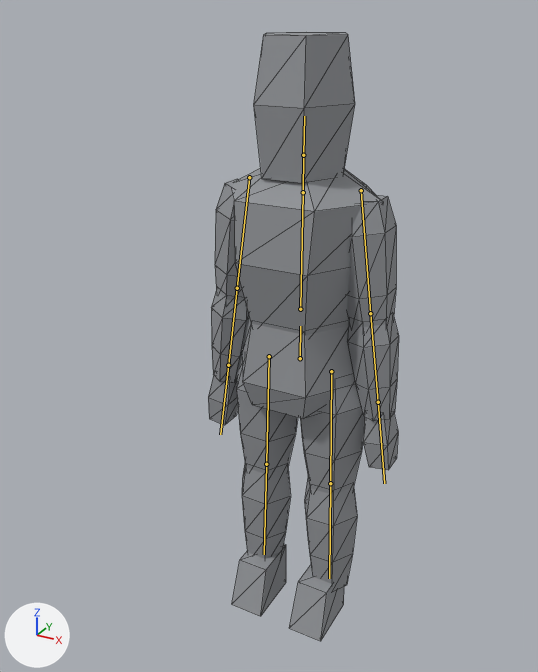
Renders of the glTF model assets/models/runner.glb from each side of a commit.
Before and after are seen from a camera (50 mm lens) standing at (0.89, -1.81, 1.857) and looking at (-0.041, -0.119, 1.012). Every picture has the same lights, and +X, +Y and +Z are marked at lower left. The picture after the commit comes second. The bones that change, and the others that lie on the model, are drawn over the model as lines. Mesh edges are drawn as thin lines.

The first picture shows 'Runner'.
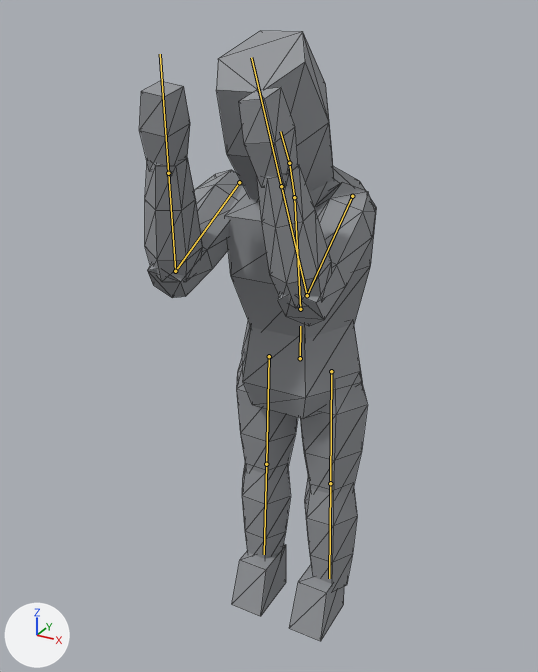
The newer file adds an action. The first version stands in its rest pose; the second is drawn at frame 10 of the action 'Aim'.

The change, as a list of edits to the scene's bpy script:
```text
Change bone_spine:
    where bone_spine = bpy.data.objects['Armature'].pose.bones['Spine']  # child of 'Hips'
    bone_spine.rotation_quaternion: (1.0, 0.0, 0.0, 0.0) -> (0.997, 0.074, 0.0, 0.0)  # degrees (0, 0, 0) -> degrees (8, 0, 0)
Change bone_neck:
    where bone_neck = bpy.data.objects['Armature'].pose.bones['Neck']  # child of 'Spine'
    bone_neck.rotation_quaternion: (1.0, 0.0, 0.0, 0.0) -> (0.997, 0.078, 0.0, 0.0)  # degrees (0, 0, 0) -> degrees (9, 0, 0)
Change bone_head:
    where bone_head = bpy.data.objects['Armature'].pose.bones['Head']  # child of 'Neck'
    bone_head.rotation_quaternion: (1.0, 0.0, 0.0, 0.0) -> (0.994, 0.113, 0.0, 0.0)  # degrees (0, 0, 0) -> degrees (13, 0, 0)
Change bone_upperarm_l:
    where bone_upperarm_l = bpy.data.objects['Armature'].pose.bones['UpperArm.L']  # child of 'Spine'
    bone_upperarm_l.rotation_quaternion: (1.0, 0.0, 0.0, 0.0) -> (0.829, 0.559, 0.0, 0.0)  # degrees (0, 0, 0) -> degrees (68, 0, 0)
Change bone_lowerarm_l:
    where bone_lowerarm_l = bpy.data.objects['Armature'].pose.bones['LowerArm.L']  # child of 'UpperArm.L'
    bone_lowerarm_l.rotation_quaternion: (1.0, 0.0, 0.0, 0.0) -> (0.588, 0.809, 0.0, 0.0)  # degrees (0, 0, 0) -> degrees (108, 0, 0)
Change bone_upperarm_r:
    where bone_upperarm_r = bpy.data.objects['Armature'].pose.bones['UpperArm.R']  # child of 'Spine'
    bone_upperarm_r.rotation_quaternion: (1.0, 0.0, 0.0, 0.0) -> (0.829, 0.559, 0.0, 0.0)  # degrees (0, 0, 0) -> degrees (68, 0, 0)
Change bone_lowerarm_r:
    where bone_lowerarm_r = bpy.data.objects['Armature'].pose.bones['LowerArm.R']  # child of 'UpperArm.R'
    bone_lowerarm_r.rotation_quaternion: (1.0, 0.0, 0.0, 0.0) -> (0.588, 0.809, 0.0, 0.0)  # degrees (0, 0, 0) -> degrees (108, 0, 0)
```

Where the change shows, as pixel boxes (x1, y1, x2, y2) in the pictures (538 x 672 px):
'Runner', posed (24% wider)
    before: (208, 32, 399, 641)
    after: (139, 31, 377, 641)
bone 'Spine', root to tip
    before: (300, 309) to (303, 192)
    after: (300, 309) to (294, 197)
bone 'Neck', root to tip
    before: (303, 192) to (303, 155)
    after: (294, 197) to (289, 163)
bone 'Head', root to tip
    before: (303, 155) to (304, 116)
    after: (289, 163) to (280, 131)
bone 'UpperArm.L', root to tip
    before: (361, 190) to (370, 313)
    after: (352, 196) to (307, 295)
bone 'LowerArm.L', root to tip
    before: (370, 313) to (378, 402)
    after: (307, 295) to (281, 186)
bone 'UpperArm.R', root to tip
    before: (249, 177) to (237, 288)
    after: (239, 182) to (175, 271)
bone 'LowerArm.R', root to tip
    before: (237, 288) to (228, 365)
    after: (175, 271) to (168, 173)
